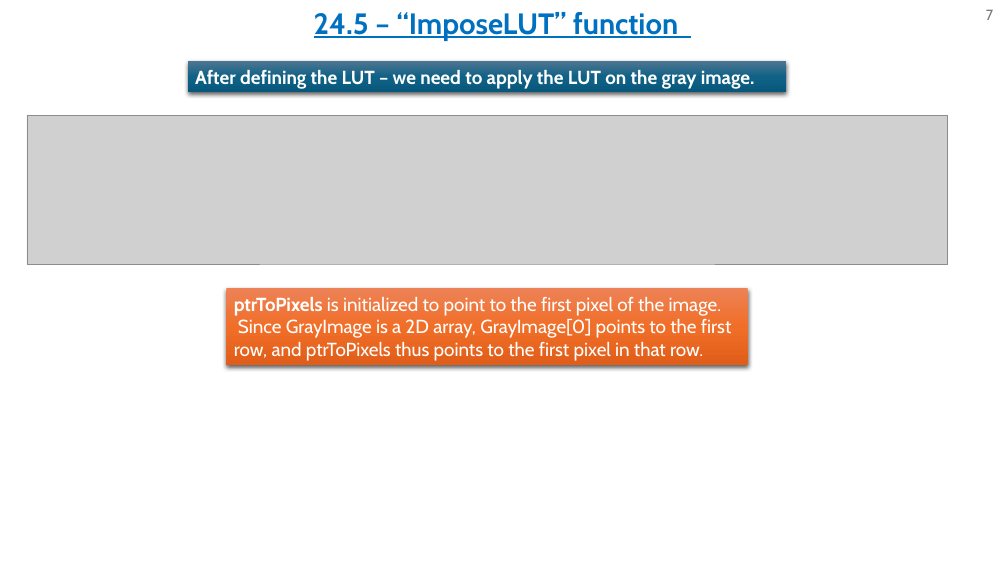
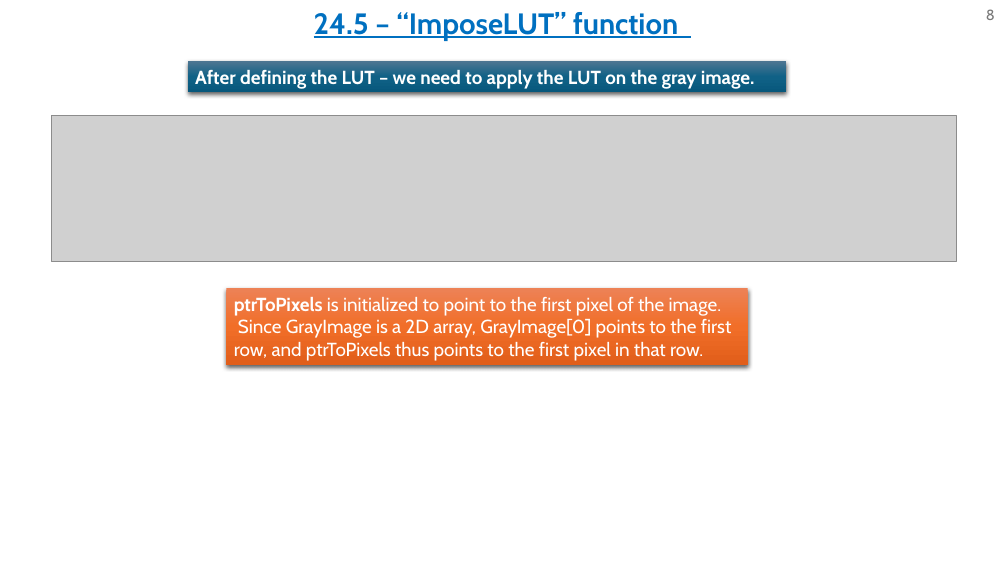
Before and after one commit to omripony/image-processing, a slide deck: slide 8 of labs/lab24- for barak's check/version 2/1950-2210-7939-ImPr24-2.pptx (slide 7 before the commit). Drawn at 1008x567 pixels with LibreOffice and Linux fonts; fonts in the diff are those of the drawing; grey boxes stand for pictures. Boxes give left, top, right and bottom in pixels: in the first picture for what was removed or moved away, otherwise in the second. Text is boxed around its words. In the diff, an @@ line names an element or a change of style, - is before the commit and + after.

```diff
--- a/labs/lab24- for barak's check/version 2/1950-2210-7939-ImPr24-2.pptx
+++ b/labs/lab24- for barak's check/version 2/1950-2210-7939-ImPr24-2.pptx
@@ page number at [986, 9, 995, 20]: text changed @@
-7
+8
@@ picture: place and size @@
-picture at [27, 116, 948, 264]
+picture at [51, 116, 957, 262]
```
Also in this commit, not shown: 12 other slides changed, 11 slides added, 28 other files.
